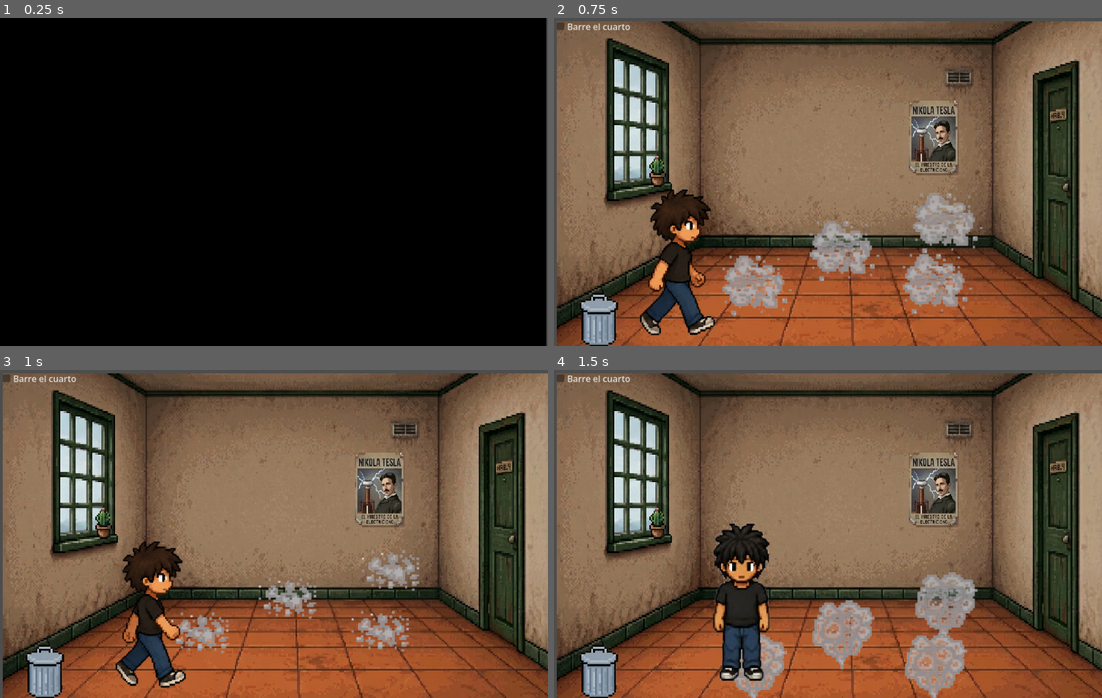
Above: before the commit, frames 1-4 (two rows, left to right).
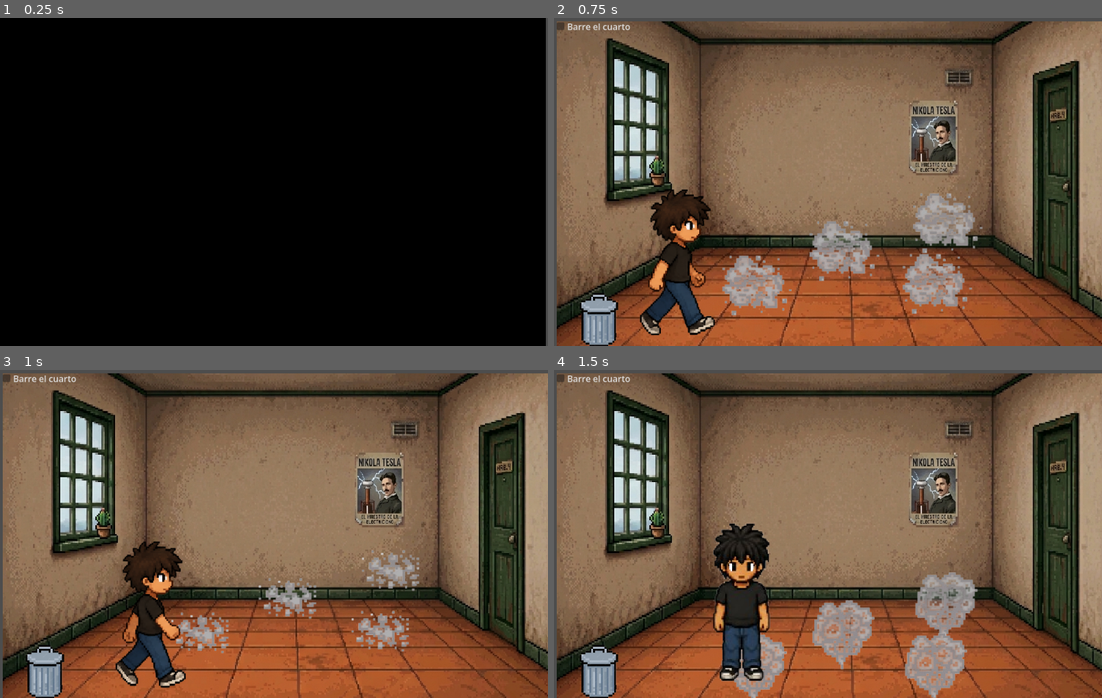
Above: after the commit, the same moments.

Repository: Aldair-Canul/Facultad-de-Ingenieria---Fora-de-Lugar
Game: Godot game, scene res://Scenes/Mini_Juego_Cuarto/intro_cuarto.tscn
Two runs of this game, one before a commit and one after it. Both use one fixed random seed, a clock stepped at 60 frames per second and the inputs below. This scene is started directly instead of the project's main scene. Video files are missing from this copy of the repository; at most half a second of black plays in their place.
Inputs (mouse positions are in pixels of both pictures, inside the frame that each line leads up to):
- Up to frame 1 (0.25 s): no input
- Up to frame 2 (0.75 s): tap Enter (ui_accept) at 0.5 s; move the mouse to (948, 165) at 0.52 s; hold Right (ui_right) from 0.53 s (still down); tap A (Interactuar) at 0.6 s; click (948, 165) at 0.67 s
- Up to frame 3 (1 s): keep holding Right (ui_right); tap Enter (ui_accept) at 0.77 s
- Up to frame 4 (1.5 s): release Right (ui_right) at 1.25 s; drag from (718, 550) to (597, 675) at 1.27 s

The runs differ from the first frame. In frame 1, 0.1% of the frame differs, in the area x 99-100%, y 0-100%; in frame 2, nothing differs; in frame 3, nothing differs; in frame 4, nothing differs.

Commit message:
:sparkles: feat: Agrego cinematicas de las escenas

Diff:
--- a/Proyecto-Infomatrix/Godot-Engine/Scenes/Mini_Juego_Cuarto/cuarto.tscn
+++ b/Proyecto-Infomatrix/Godot-Engine/Scenes/Mini_Juego_Cuarto/cuarto.tscn
@@ -6,6 +6,7 @@
 [ext_resource type="PackedScene" uid="uid://ce33m0a1wxlm5" path="res://Scenes/Mini_Juego_Cuarto/polvo.tscn" id="3_l4d2n"]
 [ext_resource type="PackedScene" uid="uid://mc2c1bcpqdyt" path="res://Scenes/Mini_Juego_Cuarto/Basura.tscn" id="4_obpc3"]
 [ext_resource type="PackedScene" uid="uid://bdvkn7srs7kfq" path="res://Scenes/Mini_Juego_Cuarto/Basurero.tscn" id="5_3244o"]
+[ext_resource type="AudioStream" uid="uid://bun86se7oew1d" path="res://sounds/barrer.mp3" id="7_3244o"]
 
 [node name="Cuarto" type="Node2D" unique_id=802663153]
 script = ExtResource("1_sd5lt")
@@ -71,3 +72,8 @@
 
 [node name="CollisionPolygon2D4" type="CollisionPolygon2D" parent="LimitesCuarto" unique_id=885164123]
 polygon = PackedVector2Array(11, 8, 803, 336, 805, 392, 908, 491, 1000, 517, 904, 491, 998, 560, 1021, 564, 1022, 501, 1035, 395, 810, 332)
+
+[node name="MusicaFondo" type="AudioStreamPlayer2D" parent="." unique_id=915924882]
+position = Vector2(5, 0)
+stream = ExtResource("7_3244o")
+autoplay = true
--- a/Proyecto-Infomatrix/Godot-Engine/Scenes/Mini_Juego_Cuarto/intro_cuarto.tscn
+++ b/Proyecto-Infomatrix/Godot-Engine/Scenes/Mini_Juego_Cuarto/intro_cuarto.tscn
@@ -6,6 +6,8 @@
 [node name="IntroCuarto" type="Control" unique_id=208746160]
 layout_mode = 3
 anchors_preset = 0
+offset_left = -1.0
+offset_right = -1.0
 script = ExtResource("1_aowx6")
 
 [node name="VideoStreamPlayer" type="VideoStreamPlayer" parent="." unique_id=1389163391]
--- a/Proyecto-Infomatrix/Godot-Engine/Scenes/Mini_Juego_Cuarto/player.tscn
+++ b/Proyecto-Infomatrix/Godot-Engine/Scenes/Mini_Juego_Cuarto/player.tscn
@@ -5,7 +5,7 @@
 [ext_resource type="Texture2D" uid="uid://d0p758k777hgu" path="res://images/Chapter_1/normal.png" id="2_i8nai"]
 [ext_resource type="Texture2D" uid="uid://8w2ranwn064i" path="res://images/Chapter_1/caminando adelante y atras .png" id="3_geb3c"]
 [ext_resource type="Texture2D" uid="uid://bxwc45sn6eb88" path="res://images/Chapter_1/caminando.png" id="4_3sfjv"]
-[ext_resource type="AudioStream" uid="uid://kteolo8o2me" path="res://sounds/barriendo.mp3" id="6_us0w8"]
+[ext_resource type="AudioStream" uid="uid://drna8k3nqav35" path="res://sounds/barrer2.mp3" id="6_us0w8"]
 
 [sub_resource type="AtlasTexture" id="AtlasTexture_i8nai"]
 atlas = ExtResource("1_r0p6k")
Not shown, added: Proyecto-Infomatrix/Godot-Engine/images/Cinematica/Video-super-final.ogv.uid
Not shown, added: Proyecto-Infomatrix/Godot-Engine/images/Cinematica/contando dinero.ogv.uid
Binary file added: Proyecto-Infomatrix/Godot-Engine/images/Pantallas-de-carga/pantalla-carga-limpiar.png
Binary file added: Proyecto-Infomatrix/Godot-Engine/images/Pantallas-de-carga/pantalla-carga-super.png
Binary file added: Proyecto-Infomatrix/Godot-Engine/images/Pantallas-de-carga/pantalla-continuara.png
Binary file added: Proyecto-Infomatrix/Godot-Engine/images/Pantallas-de-carga/pantalla-de-carga-dormir.png
Binary file added: Proyecto-Infomatrix/Godot-Engine/images/Pantallas-de-carga/pantalla-hora-dormir.png
Not shown, added: Proyecto-Infomatrix/Godot-Engine/images/Cinematica/animacion-camino-al-restaurante.ogv
Not shown, added: Proyecto-Infomatrix/Godot-Engine/images/Cinematica/contando_monedas_Adon.ogv
Not shown, added: Proyecto-Infomatrix/Godot-Engine/images/Cinematica/escoba.mp3..mpeg
Not shown, added: Proyecto-Infomatrix/Godot-Engine/sounds/barrer.mp3
Not shown, added: Proyecto-Infomatrix/Godot-Engine/sounds/barrer2.mp3
